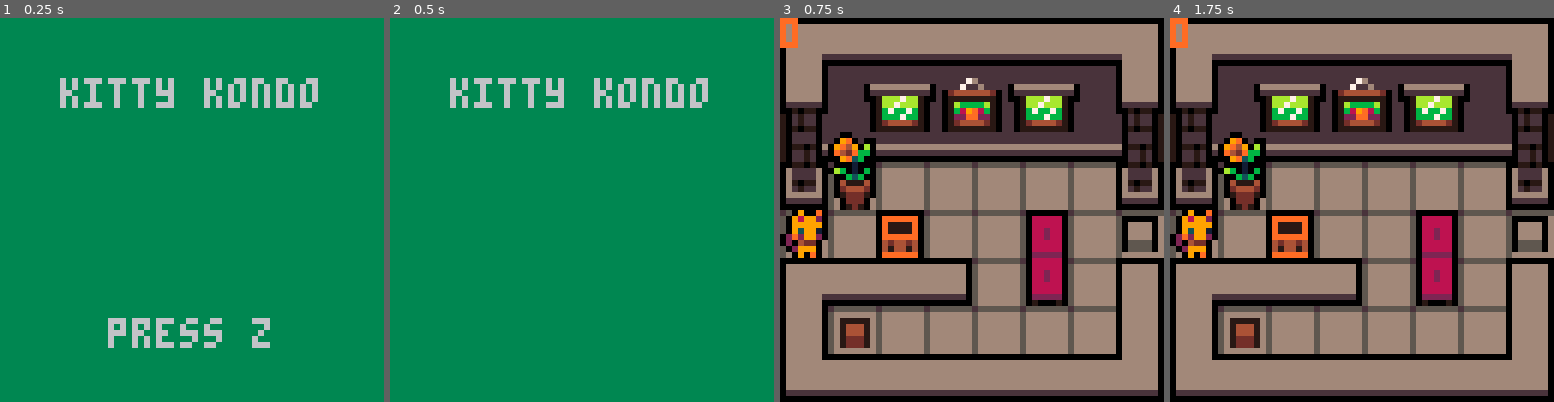
Above: before the commit, frames 1-4 (left to right).
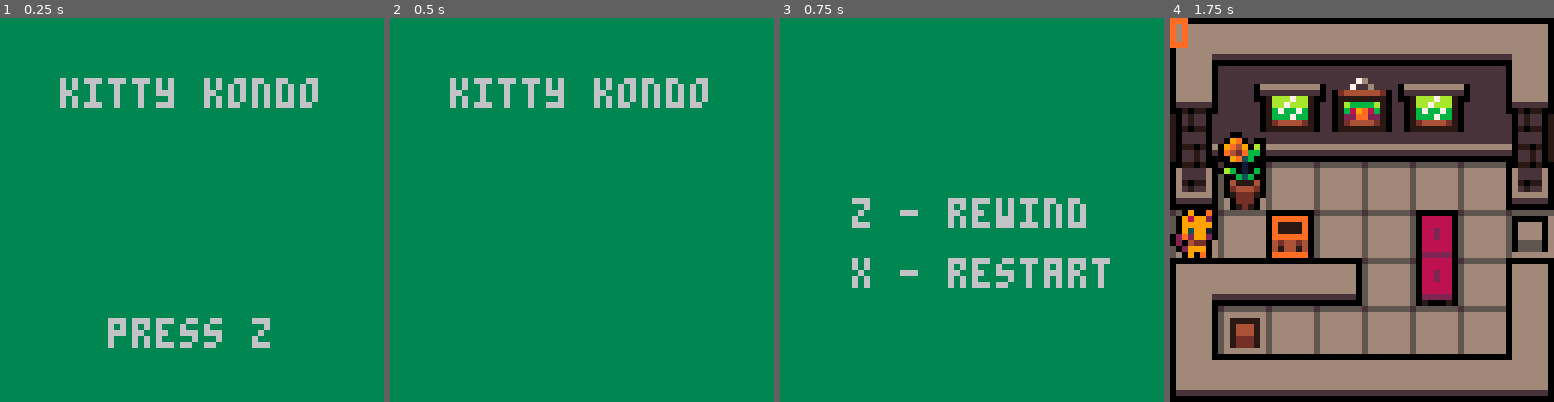
Above: after the commit, the same moments.

Repository: konata-chan404/Kitty-Kondo
Game: PICO-8 cartridge game.p8
The game is run twice, just before and just after one commit, with the same random seed, the same clock (stepped at 60 frames per second) and the same inputs.
Inputs:
- Up to frame 1 (0.25 s): no input
- Up to frame 2 (0.5 s): tap X (X key) at 0.33 s
- Up to frame 3 (0.75 s): tap O (Z key) at 0.7 s
- Up to frame 4 (1.75 s): tap X (X key) at 1.07 s; hold Right from 1.6 s (still down); tap O (Z key) at 1.7 s

Frames 1-2 are identical in both runs. In frame 3, 100% of the frame differs, in the area x 0-100%, y 0-100%; in frame 4, nothing differs.

Commit message:
help menu thingies
yes

Diff:
--- a/game.p8
+++ b/game.p8
@@ -26,7 +26,7 @@
 
 function menu_update()
 	if btnp(4) then
-		load_game()
+		help_menu_init()
 	end
 end
 
@@ -43,6 +43,26 @@
 
 	t += 1
 end
+
+
+-- help menu functions
+function help_menu_init()
+	_update = help_menu_update
+	_draw = help_menu_draw
+end
+
+function help_menu_update()
+	if btnp(4) then
+		load_game()
+	end
+end
+
+function help_menu_draw()
+	cls(3)
+	print("z - rewind", 32-20, 30)
+	print("x - restart",32-20, 40)
+end
+
 
 -- main game functions
 function load_game()
